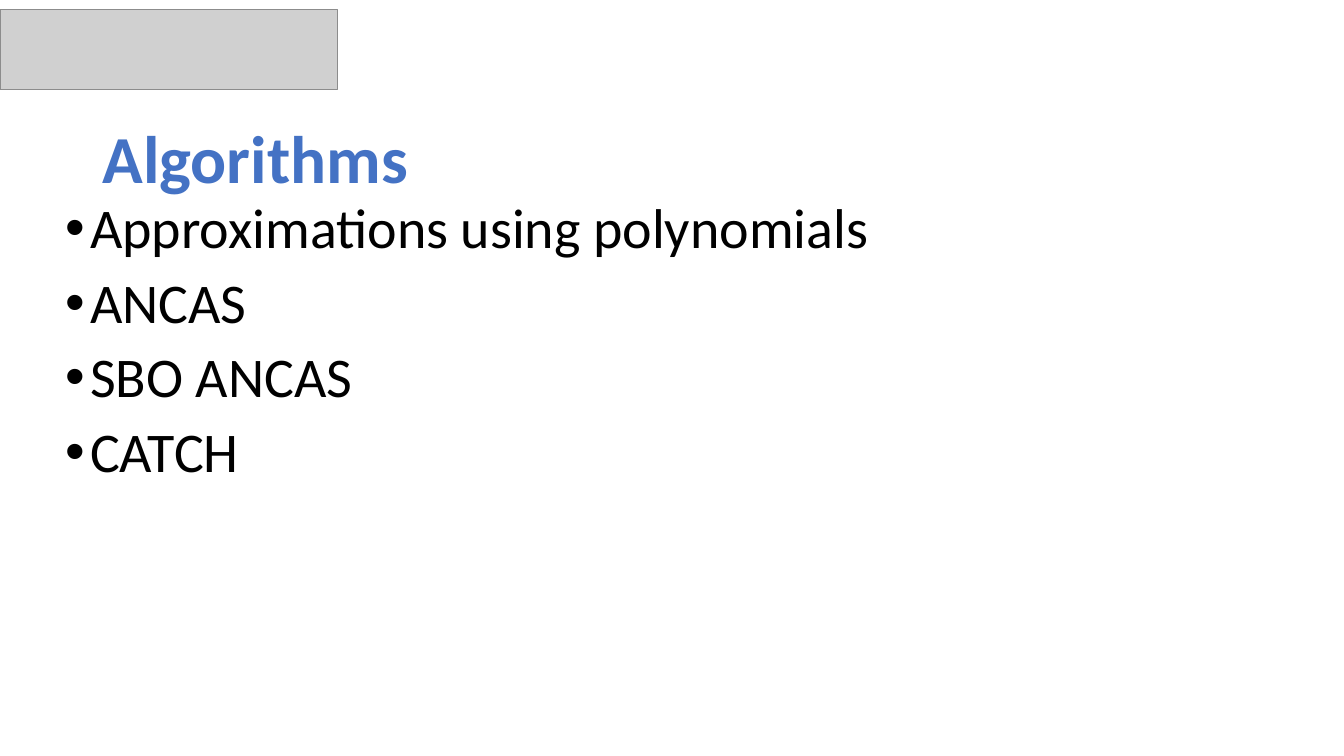
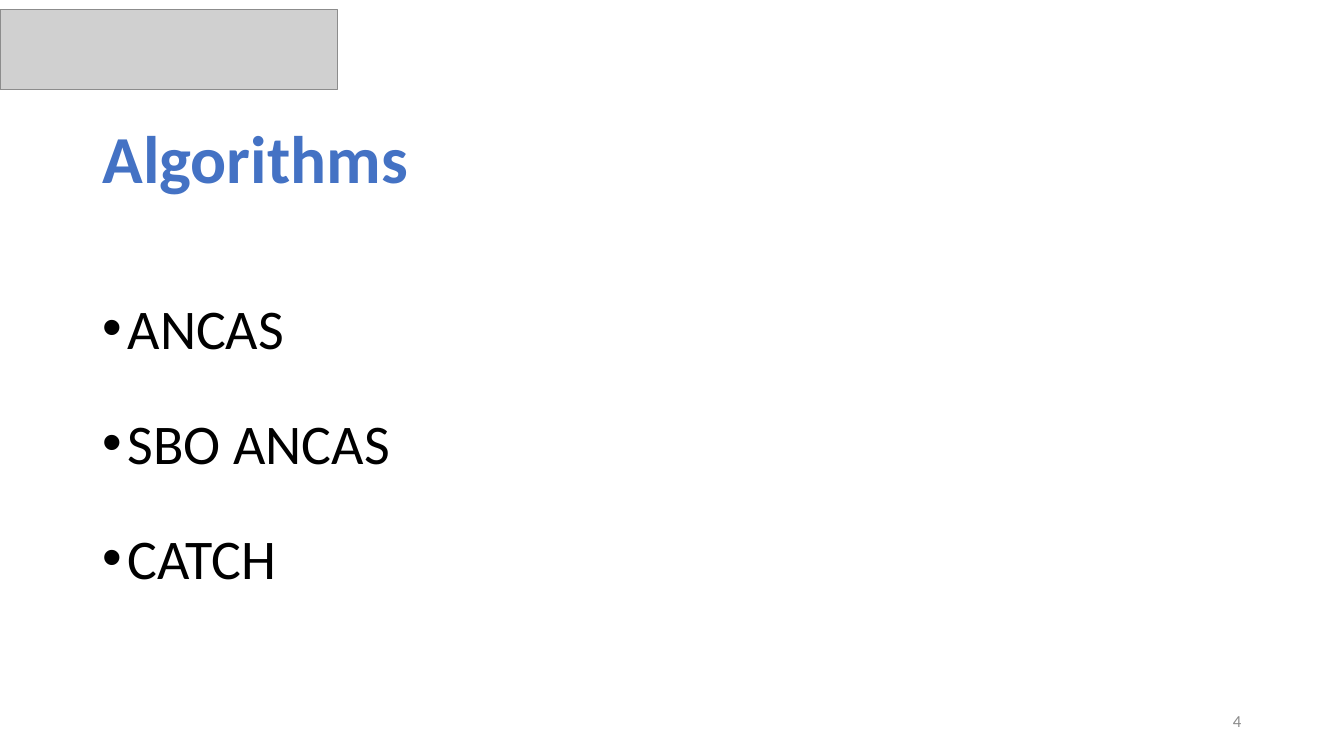
Before and after one commit to ommersh/Final-Project, a slide deck: slide 4 of Capstone Project Phase B–23-2-D-17.pptx. Drawn at 1344x756 pixels with LibreOffice and Linux fonts; fonts in the diff are those of the drawing; grey boxes stand for pictures. Boxes give left, top, right and bottom in pixels: in the first picture for what was removed or moved away, otherwise in the second. Text is boxed around its words. In the diff, an @@ line names an element or a change of style, - is before the commit and + after.

```diff
--- a/Capstone Project Phase B–23-2-D-17.pptx
+++ b/Capstone Project Phase B–23-2-D-17.pptx
@@ text at bbox=[90, 209, 868, 258]: paragraph removed @@
-• Approximations using polynomials
@@ text "ANCAS": place and size @@
-text "ANCAS" at bbox=[90, 209, 868, 473]
+text "ANCAS" at bbox=[128, 312, 389, 580]
@@ text "ANCAS" at bbox=[128, 312, 389, 580]: line spacing 0.9 to 1.5 @@
@@ page number added at bbox=[1233, 716, 1241, 727], 12 pt, text #8C8C8C @@
+4
```
Also in this commit, not shown: 18 other slides changed, 8 slides added, 2 slides removed, 2 other files.
